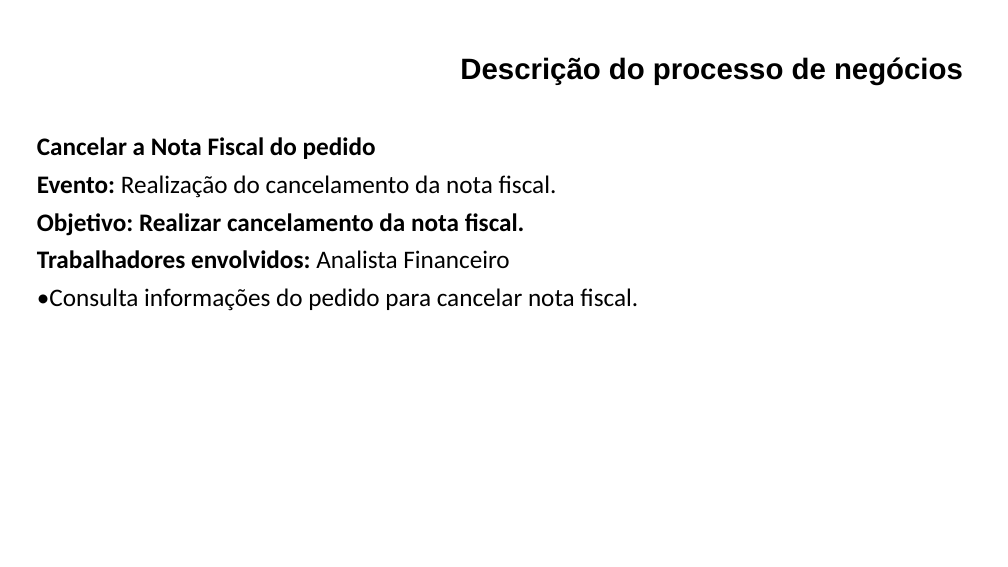
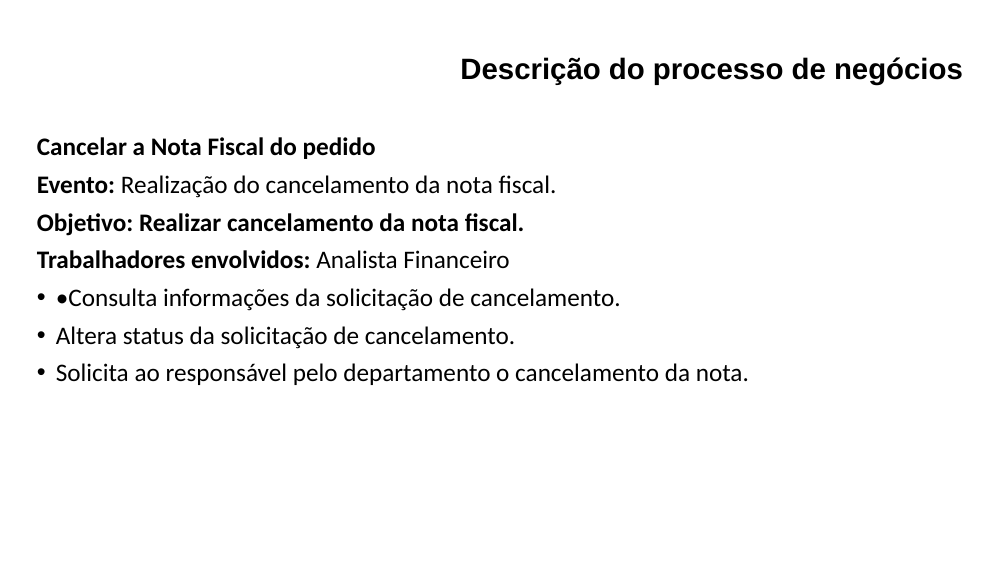
Before and after one commit to maapsystem/MaapSystem, a slide deck: slide 17 of artefatos/18 - Descrição de processos de Negócios.pptx (slide 16 before the commit). Drawn at 1008x567 pixels with LibreOffice and Linux fonts; fonts in the diff are those of the drawing. Boxes give left, top, right and bottom in pixels: in the first picture for what was removed or moved away, otherwise in the second. Text is boxed around its words. In the diff, an @@ line names an element or a change of style, - is before the commit and + after.

```diff
--- a/artefatos/18 - Descrição de processos de Negócios.pptx
+++ b/artefatos/18 - Descrição de processos de Negócios.pptx
@@ text at bbox=[56, 288, 749, 385]: text changed @@
-•Consulta informações do pedido para cancelar nota fiscal.
+• •Consulta informações da solicitação de cancelamento.
+• Altera status da solicitação de cancelamento.
+• Solicita ao responsável pelo departamento o cancelamento da nota.
```
Also in this commit, not shown: 2 other slides changed, 2 other files.
